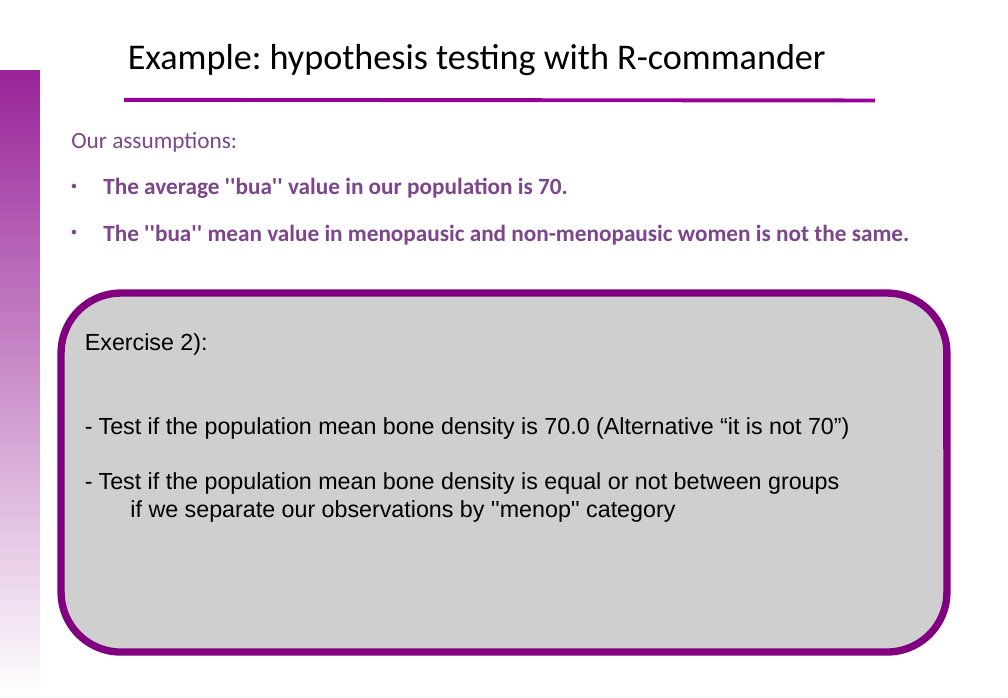
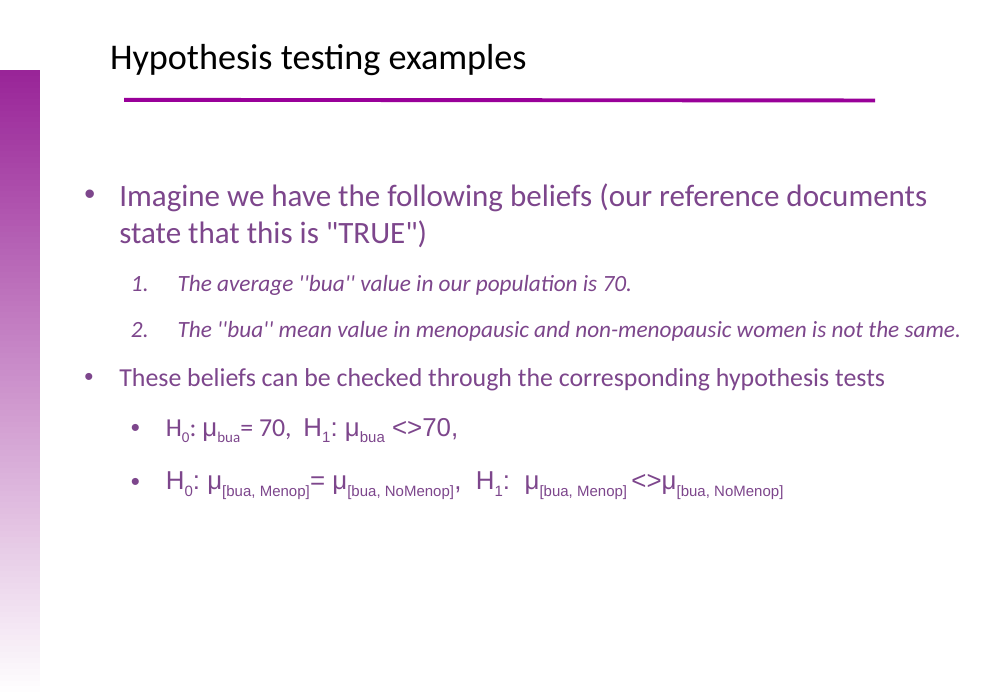
Before and after one commit to uebvhir/Course2020_Statistical-Analysis-with-R, a slide deck: slide 26 of Slides/StatisticsWithR-6-Principles_of_Hypothesis_Testing.pptx. Drawn at 1008x698 pixels with LibreOffice and Linux fonts; fonts in the diff are those of the drawing; background and template pictures are left out. Boxes give left, top, right and bottom in pixels: in the first picture for what was removed or moved away, otherwise in the second. Text is boxed around its words. In the diff, an @@ line names an element or a change of style, - is before the commit and + after.

```diff
--- a/Slides/StatisticsWithR-6-Principles_of_Hypothesis_Testing.pptx
+++ b/Slides/StatisticsWithR-6-Principles_of_Hypothesis_Testing.pptx
@@ text at <box>110,44,527,76</box>: text changed @@
-EExample: hypothesis testing with R-commander
+Hypothesis testing examples
@@ text "Imagine we have the following ...": place and size @@
-text "Imagine we have the following ..." at <box>71,132,910,245</box>
+text "Imagine we have the following ..." at <box>119,183,961,499</box>
@@ text at <box>119,183,927,247</box>: text changed; size 18 to 24 pt @@
-Our assumptions:
+• Imagine we have the following beliefs (our reference documents state that this is "TRUE")
@@ rounded rectangle removed at <box>61,293,948,652</box> @@
@@ text at <box>178,275,961,341</box>: bold off, italic on in "The average ''bua'' value in our population ...", "The ''bua'' mean value in menopausic and ..."; bullet ● to 1.; list level 1 to 2 in "The average ''bua'' value in ..."; list level 1 to 2 in "The ''bua'' mean value in ..." @@
@@ text removed at <box>85,333,849,522</box> @@
-Exercise 2):
-- Test if the population mean bone density is 70.0 (Alternative “it is not 70”)
-- Test if the population mean bone density is equal or not between groups
-if we separate our observations by ''menop'' category
@@ text at <box>119,368,885,499</box>: paragraphs added @@
+• These beliefs can be checked through the corresponding hypothesis tests
+  • H0: μbua= 70, H1: μbua <>70,
+  • H0: μ[bua, Menop]= μ[bua, NoMenop], H1: μ[bua, Menop] <>μ[bua, NoMenop]
```
Also in this commit, not shown: 5 other slides changed, 2 other files.
